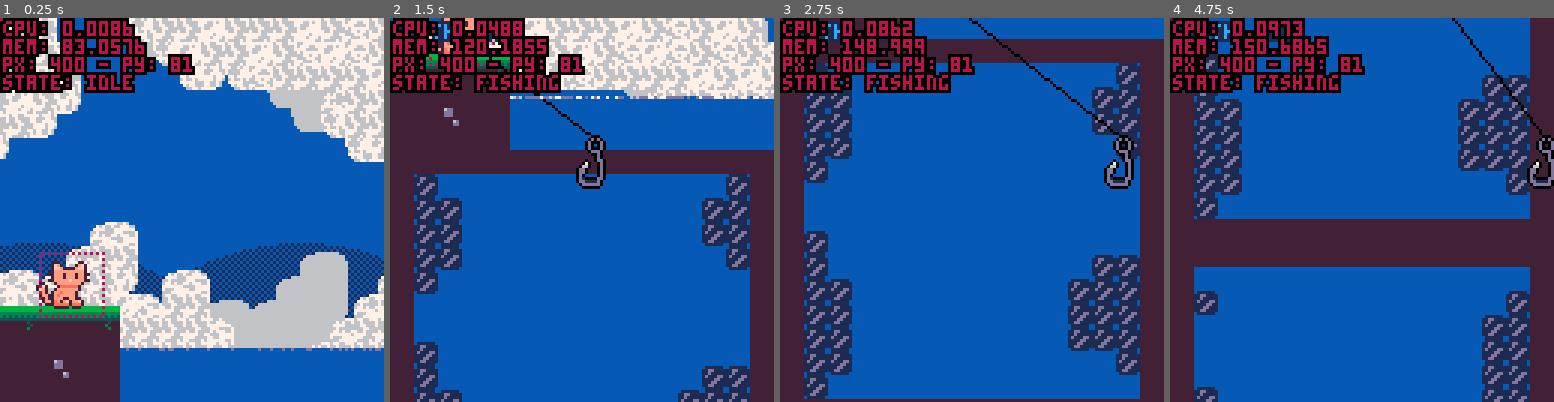
Above: before the commit, frames 1-4 (left to right).
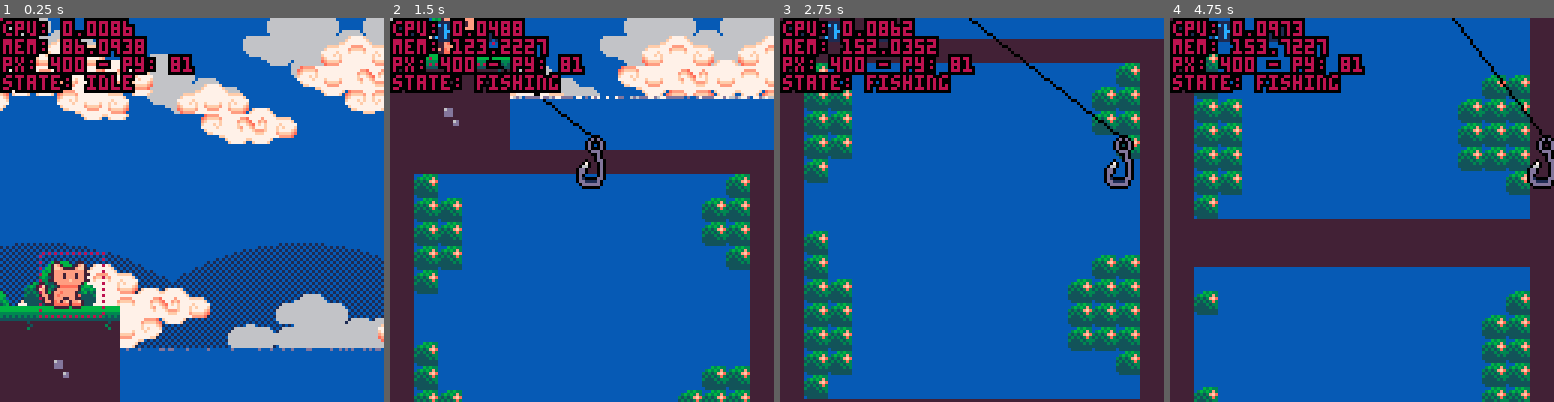
Above: after the commit, the same moments.

Repository: alexhlocke/AlexKotaFirstCart
Game: PICO-8 cartridge main_cart.p8
The game is run twice, just before and just after one commit, with the same random seed, the same clock (stepped at 60 frames per second) and the same inputs.
Inputs:
- Up to frame 1 (0.25 s): no input
- Up to frame 2 (1.5 s): tap X (X key) at 0.33, 1.07 s; tap O (Z key) at 0.7 s
- Up to frame 3 (2.75 s): hold Right 1.6-2.1 s; tap O (Z key) at 1.7, 2.1, 2.5 s; tap X (X key) at 1.85 s; hold Up 2.15-2.42 s; hold Right from 2.47 s (still down)
- Up to frame 4 (4.75 s): tap O (Z key) every 0.4 s from 2.9 to 4.5 s; tap X (X key) at 2.97, 4.08 s; release Right at 3.03 s; hold Left 3.08-3.58 s; hold Down 3.63-3.97 s; hold Right 4.02-4.68 s; hold Up from 4.73 s (still down)

The runs differ from the first frame. In frame 1, 31% of the frame differs, in the area x 0-100%, y 0-86%; in frame 2, 16%; in frame 3, 14%; in frame 4, 12%.

Commit message:
Updated clouds / map

Diff:
--- a/main_cart.p8
+++ b/main_cart.p8
@@ -16,6 +16,9 @@
  --create fish arcetypes
  init_fish()
 
+ --set up interactalbes
+ init_interactables()
+
  --set update/draw
  _upd=update_game
  _drw=draw_game
@@ -129,6 +132,15 @@
   if(debug[i]!=nil) then
    bprint(debug[i],cam.x+1,cam.y+1+(i-1)*6,8,0)
   end
+ end
+end
+
+function draw_hboxs()
+ for i in all(interactables) do
+  local hb=i.hbox
+  fillp(▒)
+  rect(hb.x1,hb.y1,hb.x2,hb.y2,8)
+  fillp()
  end
 end
 -->8
@@ -212,7 +224,10 @@
   display_fish=rnd(fishes)
  end
 
- if(show_debug)print_debug()
+ if(show_debug)then
+  draw_hboxs()
+  print_debug()
+ end
 end
 
 
@@ -885,6 +900,35 @@
   ,nil
  )
 end
+-->8
+--overworld stuff
+
+
+--== doors / interactables ==---
+
+
+interactables={}
+
+function add_interactable(
+hbx1,hby1,hbx2,hby2
+,prompt,on_interact,id)
+ add(interactables,{
+  hbox={x1=hbx1,y1=hby1,x2=hbx2,y2=hby2}
+  ,prompt=prompt
+  ,on_interact=on_interact
+  ,id=id or "unindentified"
+ })
+end
+
+function init_interactables()
+ add_interactable(10,20,40,50
+  ,"hOLY CRAP lOIS"
+  ,function() sfx(0) end
+  ,"test interactable")
+ add_interactable(100,10,110,80
+  ,"uNNAMED INTERACTABLE YUH"
+  ,function() sfx(0) end)
+end
 
 
 
@@ -986,22 +1030,22 @@
 0000000000000000000000000000000000000000000000000000000000000000000000000000000000000000000000000000000000000000000000000000000000000000000000000000000000000000808080000000000000000000000000000000000000000000000000000000000000000000000000000000000000000000
 0000000000000000000000000000000000000000000000000000000000000000000000000000000000000000000000000000000000000000000000000000000000000000000000000000000000000000000000000000000000000000000000000000000000000000000000000000000000000000000000000000000000000000
 __map__
-0000000000000000000000000000007f7f00000000000000000000000000007f7f00000000000000000000000000007f7f0000000000000000000000000000004343434343434343434343434343434340404040404040404040404040404040404040404040404040404040404040404e4f4e5f00006d4e4e4f4e4e4e4f4e4d
-000000000000000000000000000000000000000000000000000000000000000000000000000000000000000000000000000000000000000000000000000000004300000000000000000000000000004340000000000000000000000000000040400000000000000000000000000000404e4d4e5e0000006d4f4e4e4f4e4d4f4d
-000000000000000000000000000000000000000000000000000000000000000000000000000000000000000000000000000000000000000000000000000000004370000000000000000000000000704340000000000000000000000000000040400000000000000000000000000000404f4e4f4e000000006d6e6d4d4e4e4e4e
-000000000000000000000000000000000000000000000000000000000000000000000000000000000000000000000000000000000000000000000000000000004300000000000000000000000070704340000000000000000000000000000040400000000000000000000000000000404e4f4e6e000000000000000000005d4e
-000000000000000000000000000000000000000000000000000000000000000000000000000000000000000000000000000000000000000000000000000000004300000000000000000000000070704340000000000000000000000000000040400000000000000000000000000000404e4e6e00000000000000000000006d4e
-000000000000000000000000000000000000000000000000000000000000000000000000000000000000000000000000000000000000000000000000000000004300000000000000000000000070704340000000000000000000000000000040400000000000000000000000000000406e00000000000000000000000000006d
-0000000000000000000000000000000000000000000000000000000000000000000000000000000000000000000000000000000000000000000000000000000043700000000000000000000000707043400000000000000000000000000000404000000000000000000000000000004000000000000000005d5e000000000000
-00000000000000000000000000000000000000000000000000000000000000000000000000000000000000000000000000000000000000000000000000000000437000000000000000000000000070434000000000000000000000000000004040000000000000000000000000000040000000000000005d4e4e000000005f00
-00000000000000000000000000000000000000000000000000000000000000000000000000000000000000000000000000000000000000000000000000000000437000000000000000000000000000434000000000000000000000000000004040000000000000000000000000000040000000005d5e5d4e4e6e5f5d5e000000
-000000000000000000000000000000000000000000000000000000000000000000000000000000000000000000000000000000000000000000000000000000004370000000000000000000000000004340000000000000000000000000000040400000000000000000000000000000400000005d4f4e4e4e4e4f5e4e4e000000
-0000000000000000000000000000000000000000000000000000000000000000000000000000000000000000000000000000000000000000000000000000000043700000000000000000000000000043400000000000000000000000000000404000000000000000000000000000004000005d4e4e6e006d4e4e4e4e4e5e0000
-52525051005100000000005000510000000050000000005100000000510000000050005252525200510000005000000000000000000000000000000000000000437000000000000000000000007070434000000000000000000000000000004040000000000000000000000000000040005d4e4e4e0000006d4e4e4e4e6e0000
-414040414242424042414040414040404140404042404040404041424040404140424040404040404140404040404240404140404200000000000000000000004370000000000000000000000070704340000000000000000000000000000040400000000000000000000000000000404f4e4f4e4e5e5f00004e4d4e4e4f5e5d
-434343434343434343435443434343434343434343435443434343434343434343434343434343434354434343434343434343434300000000000000000000004300000000000000000000000000704340000000000000000000000000000040400000000000000000000000000000404e4e4e4f4e4e5e00004e4e4e4e4e4f4d
-434343434343434343434343434343534343434343434343434343435443434343434343434343434343434354434343434353434300000000000000000000004300000000000000000000000000704340000000000000000000000000000040400000000000000000000000000000404e4f4e4e4e4f4e5e5d4f4e4f4e4e4e4e
-434353434343434343434354434343434343434343434343534343434343434343434343434343544343434343434354434343434300000000000000000000004343434343434343434343434343434340404040404040404040404040404040404040404040404040404040404040404e4e4e4f4e4e4e4f4e4e4e4e4f4e4f4e
+0000464900000000000000000000007f7f00000000000000000000000000007f7f00000000000000000000000000007f7f0000000000000000000000000000004343434343434343434343434343434340404040404040404040404040404040404040404040404040404040404040400000004c00000000000000000000004c
+000065550000000000000000000000000000000000000000000000000000000000000000000000000000000000000000000000000000000000000000000000004300000000000000000000000000004340000000000000000000000000000040400000000000000000000000000000405e4c5c6d5e4c00000000000000005c6d
+0000654a4900000000000000000000000000000000000000000000000000000000000000000000000000000000000000000000000000000000000000000000004370000000000000000000000000704340000000000000000000000000000040400000000000000000000000000000404f5d6d5d4e4f5e00004c0000006c5d4e
+000065676900000000000000000000000000000000000000000000000000000000000000000000000000000000000000000000000000000000000000000000004300000000000000000000000070704340000000000000000000000000000040400000000000000000000000000000406e4d4d6c5d5e4d005c5d5e4c00004d6c
+00464748474900000000000000000000000000000000000000000000000000000000004647474900000000000000000000000000000000000000000000000000430000000000000000000000007070434000000000000000000000000000004040000000000000000000000000000040000000004d4d0000006c4e4f5e000000
+00665757575946474900000000000000000000000000000000000000000000000000005657585900000000000000000000000000000000000000000000000000430000000000000000000000007070434000000000000000000000000000004040000000000000000000000000000040000000000000000000004d4d00000000
+0056575857696558550000000000000000000000000046490000000000000000000000566757590000000000000000000000000000000000000000000000000043700000000000000000000000707043400000000000000000000000000000404000000000000000000000000000004000000000000000000000000000000000
+00566858574a656455000000000000000000000000464748474946484900000000004647485a690000000000000000000000000000000000000000000000000043700000000000000000000000007043400000000000000000000000000000404000000000000000000000000000004000000000000000004c00000000000000
+0056574757644a484749000000000000000000000056575868655567690000000000565768574a47484849000000000000000000000000000000000000000000437000000000000000000000000000434000000000000000000000000000004040000000000000000000000000000040000000000000005c6d5e4c4c00000000
+006657685765575757590000000000000000000000565747574a474848490000000056575857575757685900000000000000000000000000000000000000000043700000000000000000000000000043400000000000000000000000000000404000000000000000000000000000004000000000005c5e5c5d6d4e4f5e000000
+00565757576568584559000000606162000000000056575857455758575960616200565758574557585759000000000000606162000000000000000000000000437000000000000000000000000000434000000000000000000000000000004040000000000000000000000000000040000000005c5d6e006c5d6e4d00000000
+5266686467656467446900505270717252606250516668476744644867697071725266674857446448676900500060616270717200000000000000000000000043700000000000000000000000707043400000000000000000000000000000404000000000000000000000000000004000000000004d0000004d000000000000
+4140404142424240424140404140404041404040424040404040414240404041404240404041404041404040404042404041404042000000000000000000000043700000000000000000000000707043400000000000000000000000000000404000000000000000000000000000004000000000000000000000000000000000
+4343434343434343434354434343434343434343434354434343434343434343434343434343434343544343434343434343434343000000000000000000000043000000000000000000000000007043400000000000000000000000000000404000000000000000000000000000004000000000000000000000000000000000
+4343434343434343434343434343435343434343434343434343434354434343434343434343434343434343544343434343534343000000000000000000000043000000000000000000000000007043400000000000000000000000000000404000000000000000000000000000004000000000000000000000000000000000
+4343534343434343434343544343434343434343434343435343434343434343434343434343435443434343434343544343434343000000000000000000000043434343434343434343434343434343404040404040404040404040404040404040404040404040404040404040404000000000000000000000000000000000
 7474747474747474747474747474747457575757575757575757575757575757575757575757575757575757575757574343434343434343434343434343434357575757575757575757575757575757575757575757575757575757575757575757575757575757575757575757575757575757575757575757575757575757
 7400000000000000000000000000007457000000000000000000000000000057000000000000000000000000000000574370000000000000000000000000704357000000000000000000000000000057000000000000000000000000000000575700000000000000000000000000005700000000000000000000000000000057
 7400000000000000000000000000007457000000000000000000000000000000570000000000000000000000000000574370700000000000000000000070704357000000000000000000000000000000570000000000000000000000000000575700000000000000000000000000000057000000000000000000000000000057
Not shown, changed: 33 lines of the sprite sheet (__gfx__) section of main_cart.p8
Not shown, changed: the sound effects (__sfx__) section of main_cart.p8
